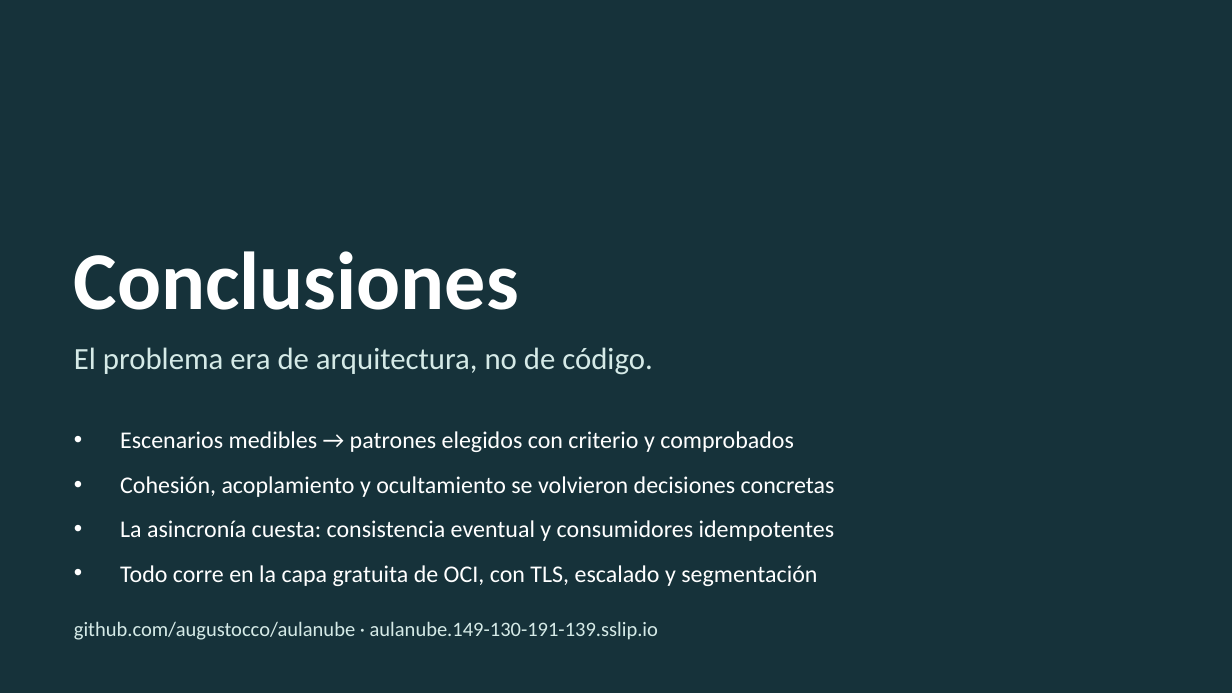
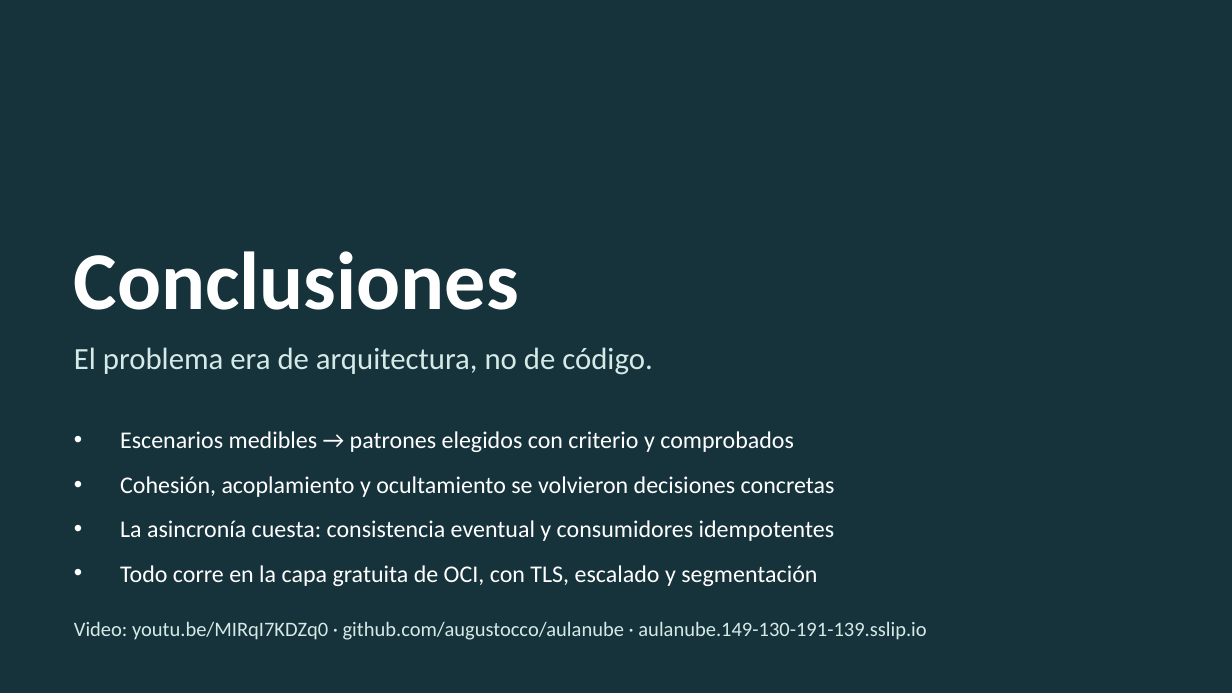
Before and after one commit to augustocco/aulanube, a slide deck: slide 12 of docs/presentacion/Presentacion-AulaNube.pptx. Drawn at 1232x693 pixels with LibreOffice and Linux fonts; fonts in the diff are those of the drawing. Boxes give left, top, right and bottom in pixels: in the first picture for what was removed or moved away, otherwise in the second. Text is boxed around its words. In the diff, an @@ line names an element or a change of style, - is before the commit and + after.

```diff
--- a/docs/presentacion/Presentacion-AulaNube.pptx
+++ b/docs/presentacion/Presentacion-AulaNube.pptx
@@ text at (74,621,926,640): text changed @@
-github.com/augustocco/aulanube · aulanube.149-130-191-139.sslip.io
+Video: youtu.be/MIRqI7KDZq0 · github.com/augustocco/aulanube · aulanube.149-130-191-139.sslip.io
```
Also in this commit, not shown: 5 other files.
